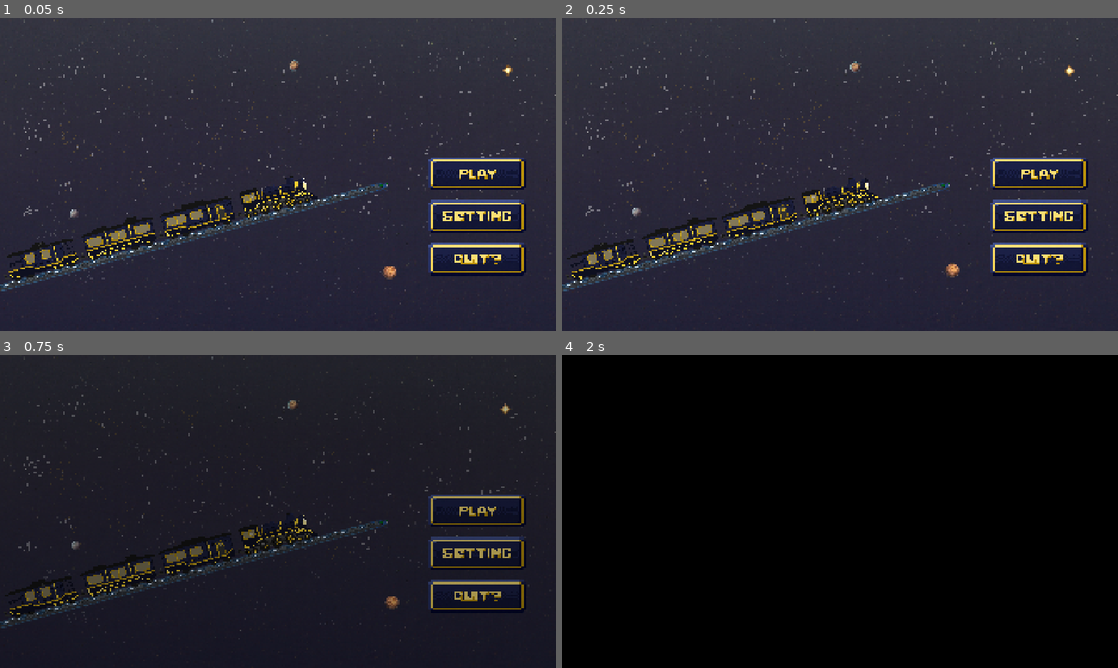
Above: before the commit, frames 1-4 (two rows, left to right).
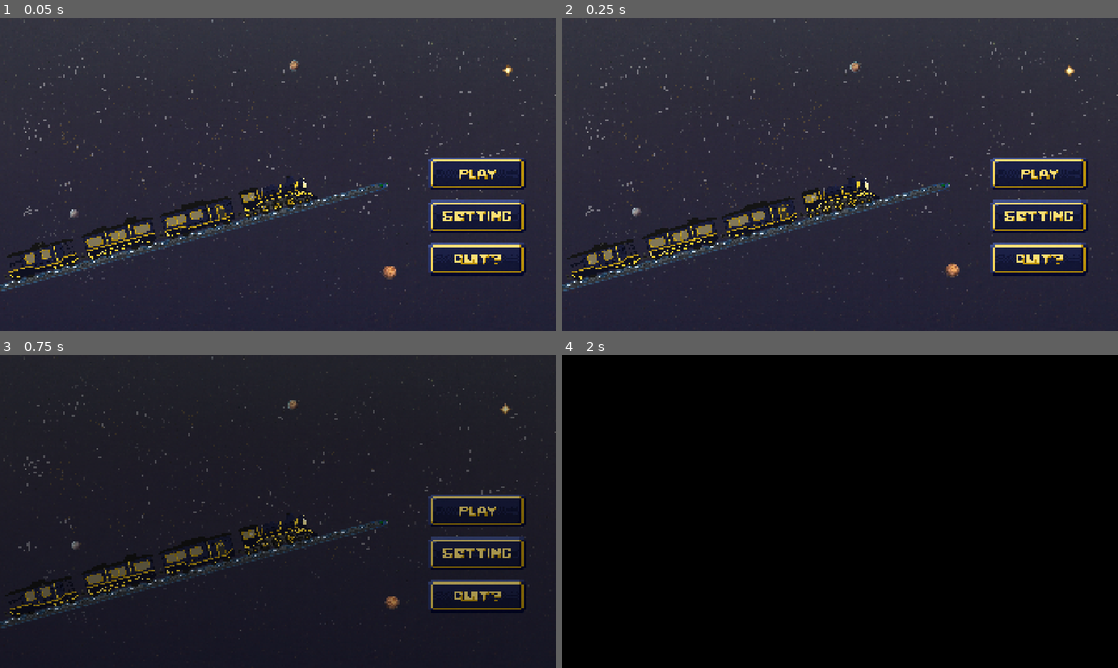
Above: after the commit, the same moments.

Repository: g3evorz/Gameseed-2026
Game: Godot game, scene res://Scenes/Homescreen.tscn
Same seed, same stepped clock (60 frames per second), same inputs: the game is played once before the commit and once after it. The engine's default icon, where the game draws it, is replaced by a stand-in: a white triangle on a blue panel in a dark square.
Inputs (mouse positions are in pixels of both pictures, inside the frame that each line leads up to):
- Up to frame 1 (0.05 s): no input
- Up to frame 2 (0.25 s): no input
- Up to frame 3 (0.75 s): click (478, 511) at 0.5 s
- Up to frame 4 (2 s): click (1040, 511) at 1.25 s

The runs differ from the first frame. In frame 1, 0.2% of the frame differs, in the area x 42-56%, y 50-64%; in frame 2, 0.3%, in the area x 42-58%, y 50-64%; in frame 3, 0.3%; in frame 4, nothing differs.

Commit message:
Settings texture

Diff:
--- a/Scenes/Homescreen.tscn
+++ b/Scenes/Homescreen.tscn
@@ -40,6 +40,13 @@
 [ext_resource type="Texture2D" uid="uid://bpf63rycml4ag" path="res://Assets/Player Train/Tail/4.png" id="31_7cpcu"]
 [ext_resource type="Texture2D" uid="uid://bp8fuhdcd8wg7" path="res://Assets/Player Train/Tail/5.png" id="32_hc27c"]
 [ext_resource type="Texture2D" uid="uid://3t451yupotal" path="res://Assets/Player Train/Tail/6.png" id="33_c0cds"]
+[ext_resource type="Texture2D" uid="uid://c5khmd4f8s64" path="res://Assets/UI/Button-UI/SliderMusic3.png" id="41_7cpcu"]
+[ext_resource type="FontFile" uid="uid://bnumkmoiqqk13" path="res://Assets/determination.ttf" id="41_bse0w"]
+[ext_resource type="Texture2D" uid="uid://diitew8e7q1d7" path="res://Assets/UI/Button-UI/marked checkbox.png" id="41_hc27c"]
+[ext_resource type="Texture2D" uid="uid://bhnp5a62qr2pv" path="res://Assets/UI/Button-UI/checkbox.png" id="42_c0cds"]
+[ext_resource type="Texture2D" uid="uid://brft8ika6hu7m" path="res://Assets/UI/Button-UI/SliderMusic1.png" id="44_nqof3"]
+[ext_resource type="Texture2D" uid="uid://bdap1nqy05j2q" path="res://Assets/UI/Button-UI/SliderMusic2.png" id="45_bse0w"]
+[ext_resource type="Texture2D" uid="uid://dtx66dd4o3anb" path="res://Assets/UI/Button-UI/back-btn.png" id="47_onw8t"]
 
 [sub_resource type="TileSetAtlasSource" id="TileSetAtlasSource_qy0vh"]
 texture = ExtResource("13_afqwc")
@@ -170,6 +177,18 @@
 "name": &"default",
 "speed": 5.0
 }]
+
+[sub_resource type="StyleBoxTexture" id="StyleBoxTexture_5bbo0"]
+texture = ExtResource("44_nqof3")
+texture_margin_left = 10.0
+texture_margin_top = 5.0
+texture_margin_right = 10.0
+texture_margin_bottom = 5.0
+
+[sub_resource type="StyleBoxTexture" id="StyleBoxTexture_nqof3"]
+texture = ExtResource("45_bse0w")
+texture_margin_left = 10.0
+texture_margin_right = 10.0
 
 [node name="Homescreen" type="Control" unique_id=1142522670]
 layout_mode = 3
@@ -234,7 +253,7 @@
 
 [node name="Kepala" type="AnimatedSprite2D" parent="TextureRect/Kereta" unique_id=1978104251]
 sprite_frames = SubResource("SpriteFrames_vrfe7")
-frame_progress = 0.81098676
+frame_progress = 0.030326677
 
 [node name="Gerbong-1" type="AnimatedSprite2D" parent="TextureRect/Kereta" unique_id=598211060]
 position = Vector2(-109, 0)
@@ -245,7 +264,7 @@
 [node name="Gerbong-2" type="AnimatedSprite2D" parent="TextureRect/Kereta" unique_id=1816725436]
 position = Vector2(-218, 0)
 sprite_frames = SubResource("SpriteFrames_ieiow")
-frame_progress = 0.20675756
+frame_progress = 0.38751832
 
 [node name="Ekor" type="AnimatedSprite2D" parent="TextureRect/Kereta" unique_id=1210087543]
 position = Vector2(-328, 0)
@@ -331,7 +350,6 @@
 layout_mode = 1
 
 [node name="SettingsPanel" type="Control" parent="." unique_id=426690044]
-visible = false
 layout_mode = 1
 anchors_preset = 15
 anchor_right = 1.0
@@ -377,11 +395,14 @@
 
 [node name="MuteLabel" type="Label" parent="SettingsPanel/ColorRect/MarginContainer/VBoxContainer/HBoxContainer" unique_id=1578302864]
 layout_mode = 2
+theme_override_fonts/font = ExtResource("41_bse0w")
 theme_override_font_sizes/font_size = 50
 text = "MUTE AUDIO "
 
 [node name="Mute" type="CheckBox" parent="SettingsPanel/ColorRect/MarginContainer/VBoxContainer/HBoxContainer" unique_id=292162702]
 layout_mode = 2
+theme_override_icons/checked = ExtResource("41_hc27c")
+theme_override_icons/unchecked = ExtResource("42_c0cds")
 
 [node name="HBoxContainer2" type="HBoxContainer" parent="SettingsPanel/ColorRect/MarginContainer/VBoxContainer" unique_id=1501142483]
 layout_mode = 2
@@ -389,32 +410,35 @@
 
 [node name="Volume" type="Label" parent="SettingsPanel/ColorRect/MarginContainer/VBoxContainer/HBoxContainer2" unique_id=983705103]
 layout_mode = 2
+theme_override_fonts/font = ExtResource("41_bse0w")
 theme_override_font_sizes/font_size = 50
 text = "VOLUME"
 
 [node name="VolumeSlider" type="HSlider" parent="SettingsPanel/ColorRect/MarginContainer/VBoxContainer/HBoxContainer2" unique_id=1292663245]
-layout_mode = 2
+custom_minimum_size = Vector2(400, 50)
+layout_mode = 2
+theme_override_icons/grabber = ExtResource("41_7cpcu")
+theme_override_icons/grabber_highlight = ExtResource("41_7cpcu")
+theme_override_styles/slider = SubResource("StyleBoxTexture_5bbo0")
+theme_override_styles/grabber_area = SubResource("StyleBoxTexture_nqof3")
 max_value = 1.0
 step = 0.05
-
-[node name="MarginContainer2" type="MarginContainer" parent="SettingsPanel/ColorRect" unique_id=325341801]
+value = 1.0
+
+[node name="BackSettings" type="TextureButton" parent="SettingsPanel/ColorRect" unique_id=2052555037]
 layout_mode = 1
 anchors_preset = 3
 anchor_left = 1.0
 anchor_top = 1.0
 anchor_right = 1.0
 anchor_bottom = 1.0
-offset_left = -300.0
+offset_left = -341.25012
 offset_top = -161.0
+offset_right = -41.250122
 grow_horizontal = 0
 grow_vertical = 0
-theme_override_constants/margin_right = 80
-theme_override_constants/margin_bottom = 60
-
-[node name="BackSettings" type="Button" parent="SettingsPanel/ColorRect/MarginContainer2" unique_id=1032263527]
-layout_mode = 2
-theme_override_font_sizes/font_size = 40
-text = "BACK"
+scale = Vector2(3, 3)
+texture_normal = ExtResource("47_onw8t")
 
 [connection signal="pressed" from="TextureRect/MarginButton/VBoxContainer/ButtonPlay" to="." method="_on_button_play_pressed"]
 [connection signal="pressed" from="TextureRect/MarginButton/VBoxContainer/ButtonSettings" to="." method="_on_button_settings_pressed"]
@@ -422,4 +446,4 @@
 [connection signal="konfirmasi_ya" from="ConfirmationPanel" to="." method="_on_confirmation_panel_konfirmasi_ya"]
 [connection signal="toggled" from="SettingsPanel/ColorRect/MarginContainer/VBoxContainer/HBoxContainer/Mute" to="." method="_on_mute_toggled"]
 [connection signal="value_changed" from="SettingsPanel/ColorRect/MarginContainer/VBoxContainer/HBoxContainer2/VolumeSlider" to="." method="_on_volume_slider_value_changed"]
-[connection signal="pressed" from="SettingsPanel/ColorRect/MarginContainer2/BackSettings" to="." method="_on_back_settings_pressed"]
+[connection signal="pressed" from="SettingsPanel/ColorRect/BackSettings" to="." method="_on_back_settings_pressed"]
Binary file added: Assets/UI/Button-UI/SliderMusic1.png
Not shown, added: Assets/UI/Button-UI/SliderMusic1.png.import
Binary file added: Assets/UI/Button-UI/SliderMusic2.png
Not shown, added: Assets/UI/Button-UI/SliderMusic2.png.import
Binary file added: Assets/UI/Button-UI/SliderMusic3.png
Not shown, added: Assets/UI/Button-UI/SliderMusic3.png.import
Binary file changed: Assets/UI/Button-UI/back-btn.png
Binary file added: Assets/UI/Button-UI/checkbox.png
Not shown, added: Assets/UI/Button-UI/checkbox.png.import
Binary file added: Assets/UI/Button-UI/marked checkbox.png
Not shown, added: Assets/UI/Button-UI/marked checkbox.png.import
